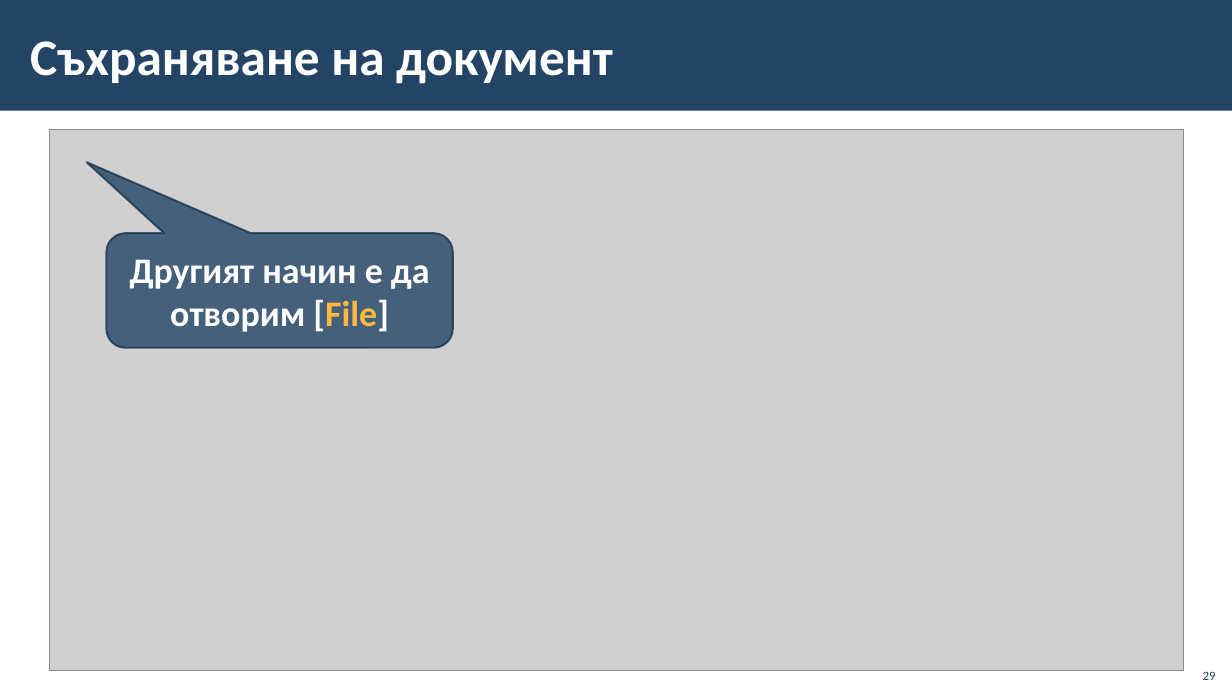
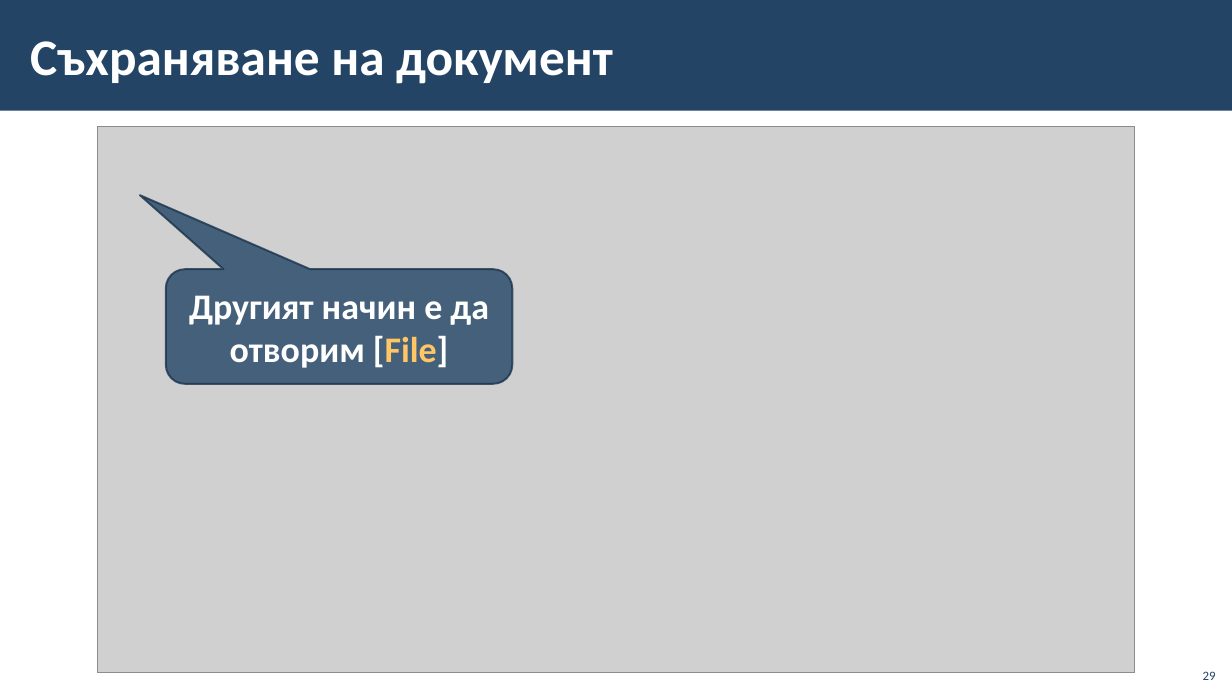
Before and after one commit to BG-IT-Edu/School-Programming, a slide deck: slide 29 of Courses/Computer-Modeling-and-IT/Computer-Modeling-and-IT-5-Class/22-Introduction-to-Text-Processing/22-Introduction-to-Text-Processing.pptx. Drawn at 1232x693 pixels with LibreOffice and Linux fonts; fonts in the diff are those of the drawing; grey boxes stand for pictures; background and template pictures are left out. Boxes give left, top, right and bottom in pixels: in the first picture for what was removed or moved away, otherwise in the second. Text is boxed around its words. In the diff, an @@ line names an element or a change of style, - is before the commit and + after.

```diff
--- a/Courses/Computer-Modeling-and-IT/Computer-Modeling-and-IT-5-Class/22-Introduction-to-Text-Processing/22-Introduction-to-Text-Processing.pptx
+++ b/Courses/Computer-Modeling-and-IT/Computer-Modeling-and-IT-5-Class/22-Introduction-to-Text-Processing/22-Introduction-to-Text-Processing.pptx
@@ picture: place and size @@
-picture at bbox=[50, 129, 1184, 670]
+picture at bbox=[97, 127, 1135, 674]
@@ rounded speech box "Другият начин е да отворим ...": place and size @@
-rounded speech box "Другият начин е да отворим ..." at bbox=[106, 233, 453, 348]
+rounded speech box "Другият начин е да отворим ..." at bbox=[165, 269, 512, 384]
@@ rounded speech box "Другият начин е да отворим ..." at bbox=[165, 269, 512, 384]: text colour #FFB840 to #FFC666 in "[File]"; proportions changed @@
```
Also in this commit, not shown: 11 other slides changed.
